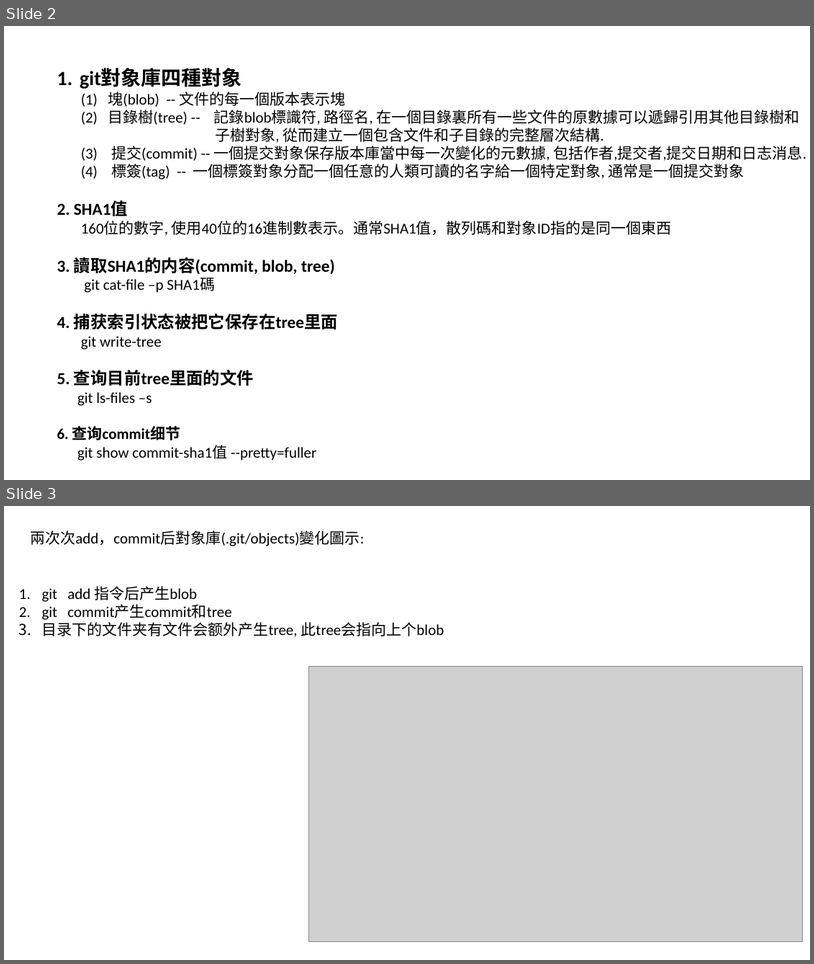
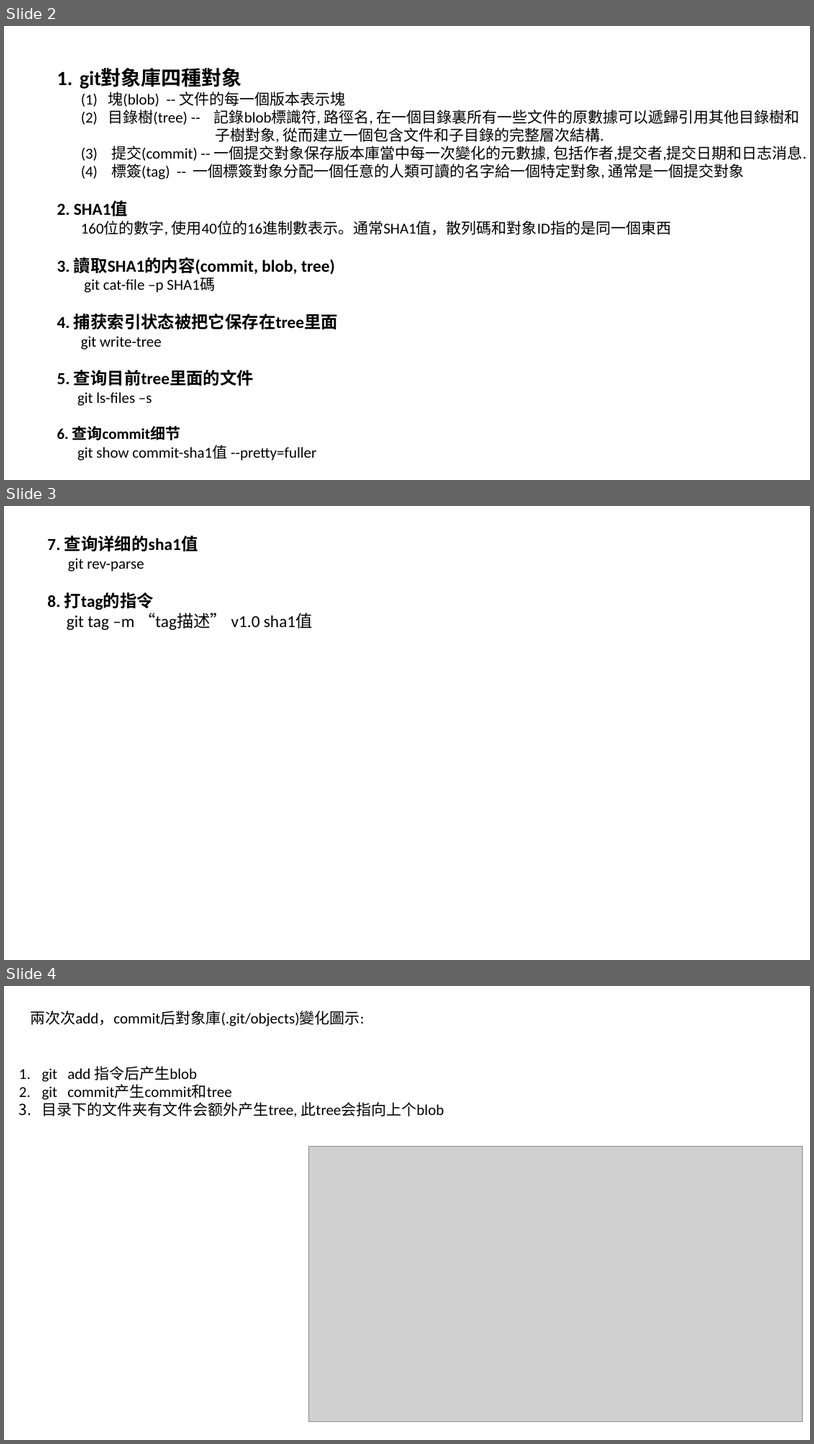
Before and after one commit to luchaojun/ChaojunStudy, a slide deck: GitStudy/.gitContentStudy.pptx. Shown one above the other, each under a label of ours: slides 2 and 3 before the commit, slides 2, 3 and 4 after it. The pictures are 814x964 and 814x1444 pixels, drawn with LibreOffice and Linux fonts; fonts in the diff are those of the drawing; grey boxes stand for pictures. Boxes give left, top, right and bottom in pixels: in the first picture for what was removed or moved away, otherwise in the second. Text is boxed around its words. In the diff, an @@ line names an element or a change of style, - is before the commit and + after.

Commit message:
Study git rev-parse and git tag

```diff
--- a/GitStudy/.gitContentStudy.pptx
+++ b/GitStudy/.gitContentStudy.pptx
@@ slide 3 added at <box>4,506,810,960</box>, background #FFFFFF @@
@@ text added at <box>47,536,313,630</box>, 20 pt, text #000000 @@
+7. 查询详细的sha1值
+git rev-parse
+8. 打tag的指令
+git tag –m “tag描述” v1.0 sha1值
@@ what was slide 3 is now slide 4 @@
```
